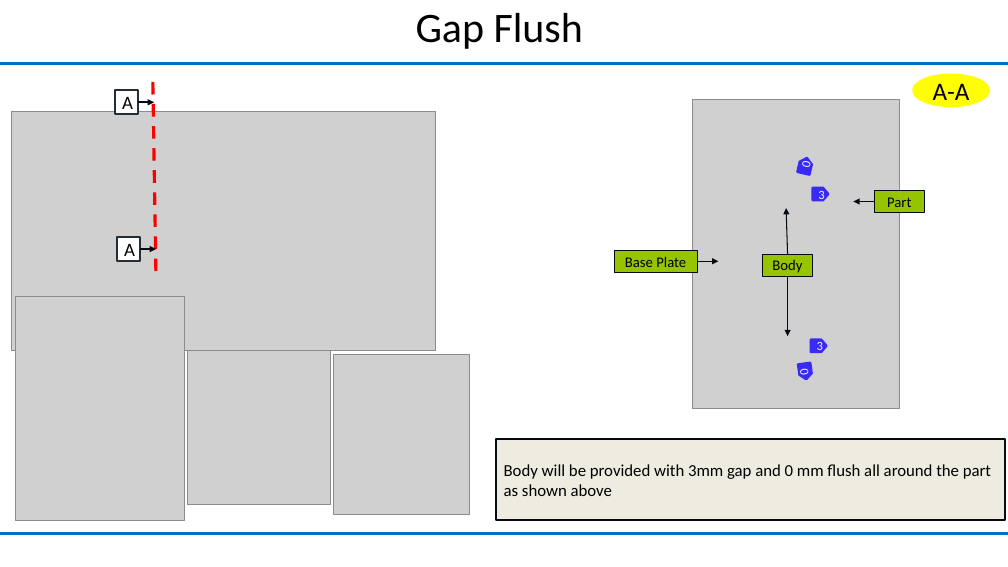
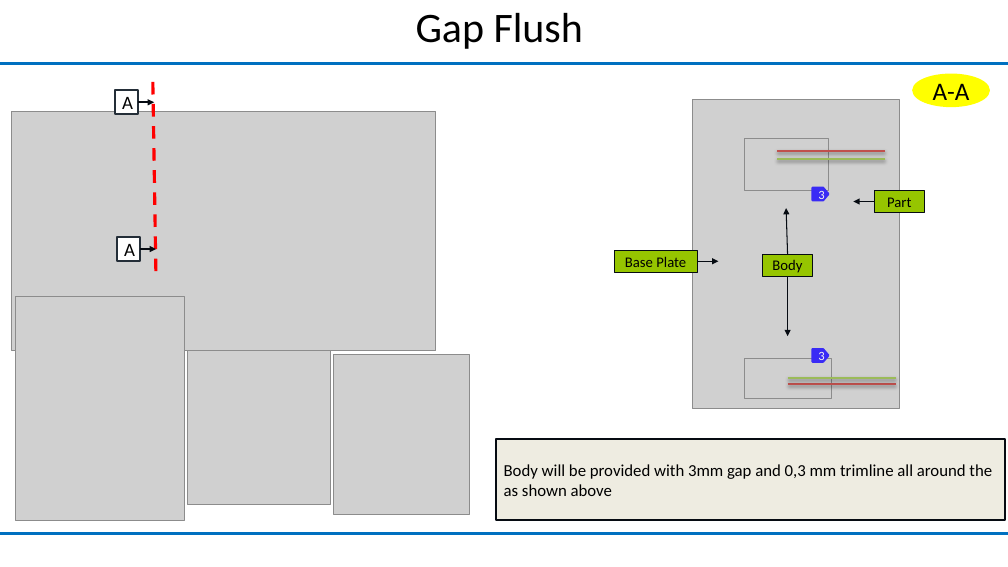
Before and after one commit to Akki22091/All_Designs, a slide deck: slide 4 of MG_Fixtures/YXA/Concept/Guard_Assy.RR Fender_Splash_R.pptx. Drawn at 1008x567 pixels with LibreOffice and Linux fonts; fonts in the diff are those of the drawing; grey boxes stand for pictures. Boxes give left, top, right and bottom in pixels: in the first picture for what was removed or moved away, otherwise in the second. Text is boxed around its words. In the diff, an @@ line names an element or a change of style, - is before the commit and + after.

```diff
--- a/MG_Fixtures/YXA/Concept/Guard_Assy.RR Fender_Splash_R.pptx
+++ b/MG_Fixtures/YXA/Concept/Guard_Assy.RR Fender_Splash_R.pptx
@@ picture added at box(745, 138, 828, 191) @@
@@ line added from (777, 160) to (885, 160), #9BBB59 2 pt @@
@@ line added from (777, 151) to (885, 151), #C0504D 2 pt @@
@@ pentagon arrow removed at box(797, 157, 813, 175) @@
-0
@@ picture added at box(745, 358, 831, 399) @@
@@ pentagon arrow "3": place and size @@
-pentagon arrow "3" at box(811, 340, 827, 352)
+pentagon arrow "3" at box(812, 349, 828, 362)
@@ line added from (788, 384) to (896, 384), #C0504D 2 pt @@
@@ line added from (788, 378) to (896, 378), #9BBB59 2 pt @@
@@ pentagon arrow removed at box(798, 363, 812, 380) @@
-0
@@ text in rectangle at box(504, 464, 992, 496): text changed @@
-Body will be provided with 3mm gap and 0 mm flush all around the part as shown above
+Body will be provided with 3mm gap and 0,3 mm trimline all around the as shown above
```
Also in this commit, not shown: 3 other slides changed.
